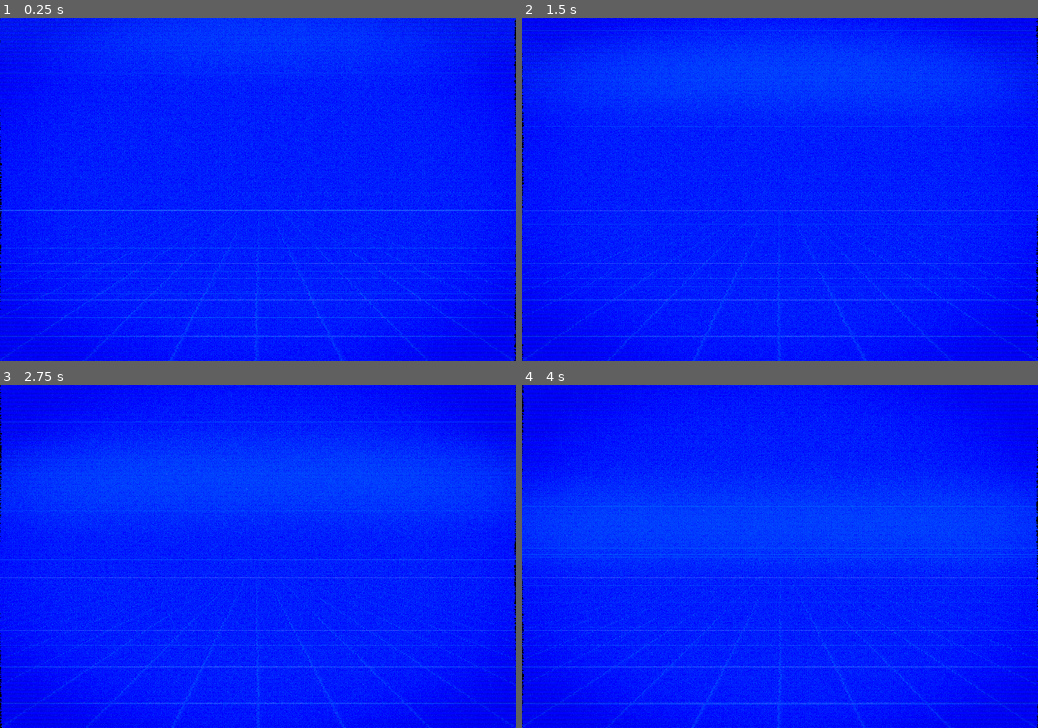
Above: before the commit, frames 1-4 (two rows, left to right).
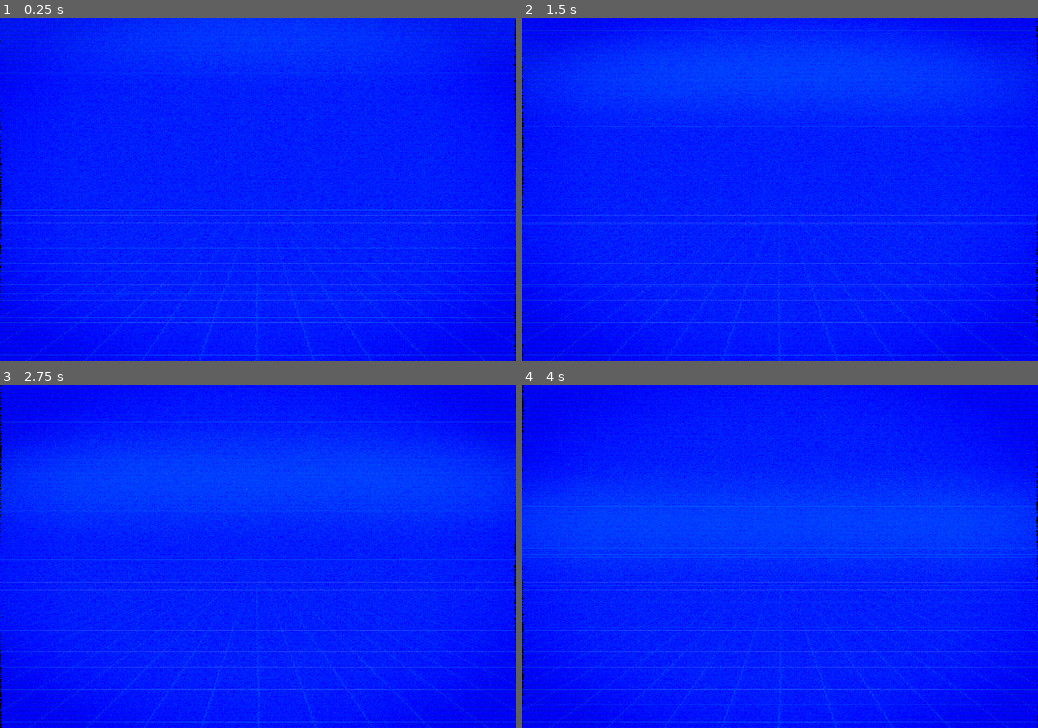
Above: after the commit, the same moments.

Repository: deltea/mograph-edit
Game: Godot game, scene res://main.tscn
Same seed, same stepped clock (60 frames per second), same inputs: the game is played once before the commit and once after it. Sound files missing from this copy of the repository are replaced by a short silence.
Inputs:
- Up to frame 1 (0.25 s): no input
- Up to frame 2 (1.5 s): no input
- Up to frame 3 (2.75 s): no input
- Up to frame 4 (4 s): no input

The runs differ from the first frame. In frame 1, 3.8% of the frame differs, in the area x 0-100%, y 50-100%; in frame 2, 3.7%; in frame 3, 3.8%; in frame 4, 3.7%.

Commit message:
add work

Diff:
--- a/main.gd
+++ b/main.gd
@@ -1,12 +1,18 @@
 extends Node3D
+
+
+const work_scene := preload("res://scenes/work/work.tscn")
 
 
 @onready var rig: CameraRig = $CameraRig
 @onready var cam: Camera3D = $CameraRig/Camera
 @onready var label: Label3D = $Label3D
+@onready var flashbang: ColorRect = $CanvasLayer/Flashbang
 
 
 var is_backing_up: bool = false
+var cam_vel: float = 0.0
+var cam_accel: float = 0.5
 
 
 func _ready() -> void:
@@ -17,15 +23,16 @@
 
 func _process(dt: float) -> void:
 	if is_backing_up:
-		cam.position.z += 0.5 * dt
+		cam.position.z += cam_vel * dt
+
+	cam_vel += cam_accel * dt
+	cam_accel += 0.2 * dt
 
 
 func _on_beat(pos: int) -> void:
-	print(pos)
 	if pos == -1:
 		rig.move_cam_to_next_marker(Conductor.TWO_BEAT)
 	if pos == 1:
-		# rig.move_cam_to_next_marker(Conductor.BEAT * 16.0)
 		is_backing_up = true
 
 	if pos == -1:
@@ -37,3 +44,21 @@
 				label.text += words[i] + " "
 			)
 			tween.tween_interval(Conductor.BEAT / words.size())
+
+	if pos >= 1:
+		await Conductor.wait(Conductor.HALF_BEAT)
+		var work := work_scene.instantiate() as Node3D
+		add_child(work)
+		work.position = cam.global_position + cam.global_transform.basis.z * -1.0
+		var rand_rot := randf_range(-30, 30)
+		work.rotation_degrees.z = -rand_rot
+		work.position.x += randf_range(-1, 1)
+		work.position.y += randf_range(-1, 1)
+		work.scale = Vector3.ZERO
+		var tween := create_tween().set_trans(Tween.TRANS_EXPO).set_ease(Tween.EASE_OUT).set_parallel()
+		tween.tween_property(work, "scale", Vector3.ONE, Conductor.BEAT)
+		tween.tween_property(work, "rotation_degrees:z", rand_rot, Conductor.BEAT).set_trans(Tween.TRANS_SPRING)
+
+	if pos == 24:
+		var tween := create_tween()
+		tween.tween_property(flashbang, "color:a", 1.0, Conductor.MEASURE * 2)
--- a/main.tscn
+++ b/main.tscn
@@ -68,6 +68,14 @@
 grow_horizontal = 2
 grow_vertical = 2
 
+[node name="Flashbang" type="ColorRect" parent="CanvasLayer" unique_id=1929383993]
+anchors_preset = 15
+anchor_right = 1.0
+anchor_bottom = 1.0
+grow_horizontal = 2
+grow_vertical = 2
+color = Color(1, 1, 1, 0)
+
 [node name="WorldEnvironment" type="WorldEnvironment" parent="." unique_id=1418835841]
 environment = SubResource("Environment_7dm0k")
 
@@ -86,7 +94,7 @@
 transform = Transform3D(1, 0, 0, 0, 1, 0, 0, 0, 1, 0, 0, 1.290635)
 
 [node name="Floor" type="MeshInstance3D" parent="." unique_id=2084267417]
-transform = Transform3D(1, 0, 0, 0, 1, 0, 0, 0, 1, 0, -2, 0)
+transform = Transform3D(1, 0, 0, 0, 1, 0, 0, 0, 1, 0, -3, 0)
 mesh = SubResource("PlaneMesh_ig7tw")
 
 [node name="Label3D" type="Label3D" parent="." unique_id=413398190]
--- a/scenes/camera/camera.gd
+++ b/scenes/camera/camera.gd
@@ -12,7 +12,6 @@
 func _ready() -> void:
 	if not get_parent() is CameraRig:
 		printerr("camera \"" + name + "\" doesn't have a rig as a parent")
-
 		return
 
 	rig = get_parent() as CameraRig
--- /dev/null
+++ b/scenes/work/work.tscn
@@ -0,0 +1,8 @@
+[gd_scene format=3 uid="uid://7o6lyckw8g1m"]
+
+[node name="Work" type="Node3D" unique_id=510236911]
+
+[node name="Label3D" type="Label3D" parent="." unique_id=1689179035]
+texture_filter = 0
+text = "work"
+outline_size = 0
